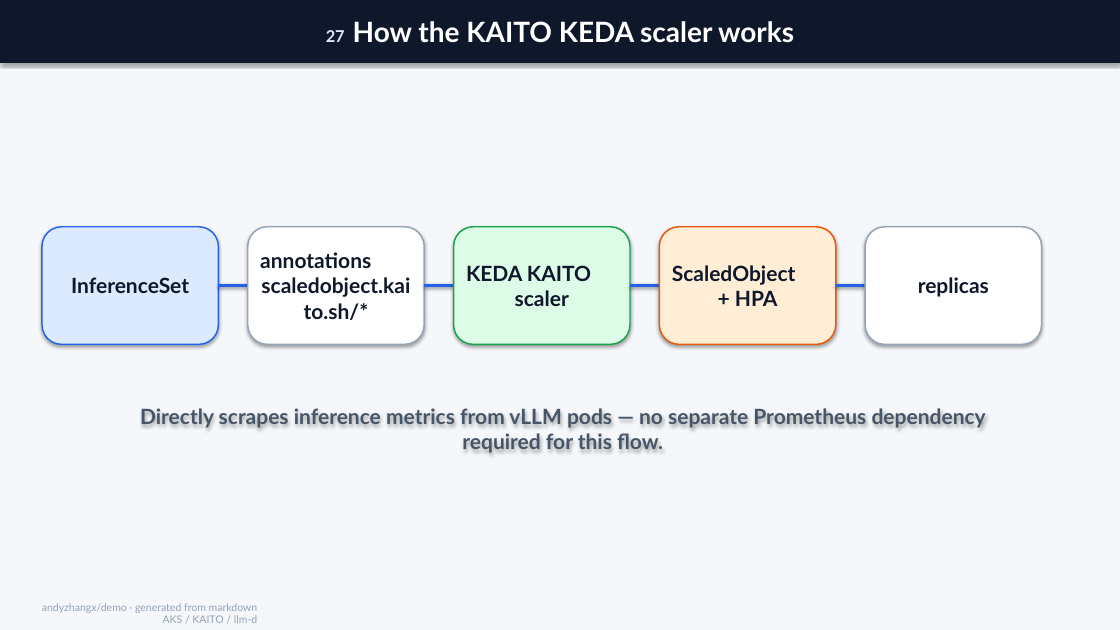
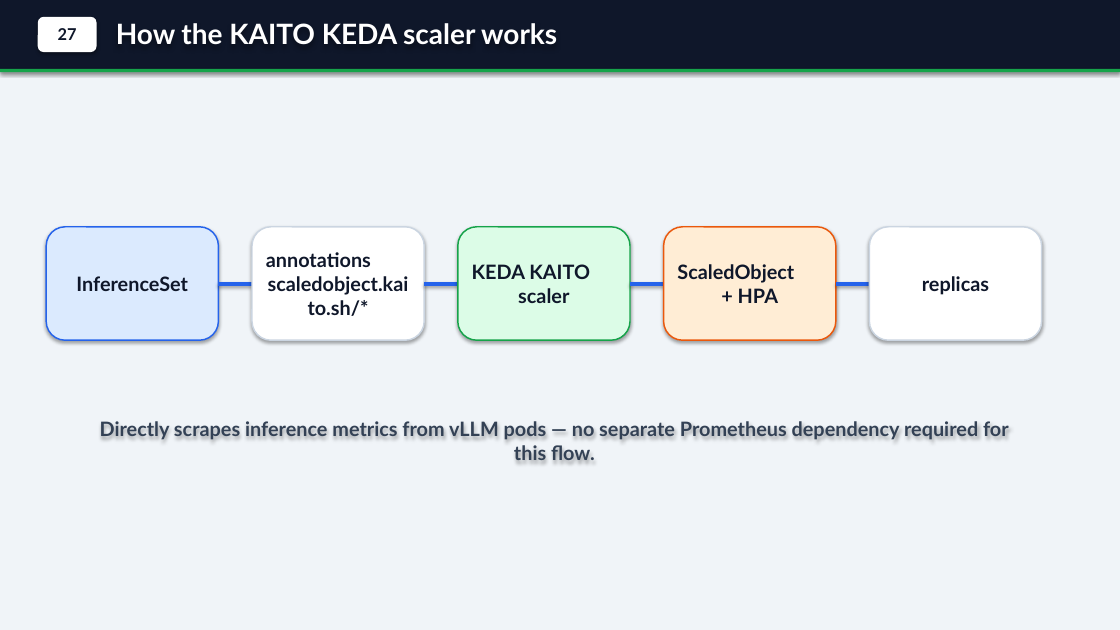
Before and after one commit to andyzhangx/demo, a slide deck: slide 28 of llm/kubecon-na-2026-pd-disaggregation.pptx. Drawn at 1120x630 pixels with LibreOffice and Linux fonts; fonts in the diff are those of the drawing. Boxes give left, top, right and bottom in pixels: in the first picture for what was removed or moved away, otherwise in the second. Text is boxed around its words. In the diff, an @@ line names an element or a change of style, - is before the commit and + after.

Commit message:
polish generated PD deck visuals

```diff
--- a/llm/kubecon-na-2026-pd-disaggregation.pptx
+++ b/llm/kubecon-na-2026-pd-disaggregation.pptx
@@ background #F5F7FA to #F0F4F8 @@
@@ rectangle added at (x1=0, y1=0, x2=1120, y2=71), fill #0F172A @@
@@ rounded rectangle added at (x1=38, y1=17, x2=97, y2=52), fill #FFFFFF, 14 pt, text #0F172A, bold @@
+27
@@ text "How the KAITO KEDA scaler ..." moved from (x1=0, y1=0, x2=1120, y2=63) to (x1=116, y1=23, x2=557, y2=45) @@
@@ text "How the KAITO KEDA scaler ..." at (x1=116, y1=23, x2=557, y2=45): fill #0F172A to none; shadow off @@
@@ text at (x1=116, y1=23, x2=557, y2=45): text changed @@
-27 How the KAITO KEDA scaler works
+How the KAITO KEDA scaler works
@@ rectangle added at (x1=0, y1=69, x2=1120, y2=72), fill #16A34A @@
@@ rounded rectangle "InferenceSet" resized from (x1=42, y1=227, x2=218, y2=344) to (x1=46, y1=227, x2=218, y2=340) @@
@@ rounded rectangle "annotations scaledobject.kaito.sh/*" at (x1=252, y1=227, x2=424, y2=340): size 18 to 17 pt; outline #94A3B8 1.25 pt to #CBD5E1 1.25 pt @@
@@ rounded rectangle "annotations scaledobject.kaito.sh/*" resized from (x1=248, y1=227, x2=424, y2=344) to (x1=252, y1=227, x2=424, y2=340) @@
@@ rounded rectangle "KEDA KAITO scaler" resized from (x1=454, y1=227, x2=630, y2=344) to (x1=458, y1=227, x2=630, y2=340) @@
@@ size 18 to 17 pt in 3 elements at (x1=458, y1=227, x2=630, y2=340), (x1=46, y1=227, x2=218, y2=340), (x1=664, y1=227, x2=836, y2=340) @@
@@ rounded rectangle "ScaledObject + HPA" resized from (x1=660, y1=227, x2=836, y2=344) to (x1=664, y1=227, x2=836, y2=340) @@
@@ rounded rectangle "replicas" resized from (x1=865, y1=227, x2=1042, y2=344) to (x1=870, y1=227, x2=1042, y2=340) @@
@@ rounded rectangle "replicas" at (x1=870, y1=227, x2=1042, y2=340): size 18 to 17 pt; outline #94A3B8 1.25 pt to #CBD5E1 1.25 pt @@
@@ line moved from (218, 286) - (248, 286) to (218, 284) - (252, 284) @@
@@ line moved from (424, 286) - (454, 286) to (424, 284) - (458, 284) @@
@@ line moved from (630, 286) - (660, 286) to (630, 284) - (664, 284) @@
@@ line moved from (836, 286) - (865, 286) to (836, 284) - (870, 284) @@
@@ text "Directly scrapes inference metrics from ..." moved from (x1=140, y1=408, x2=986, y2=453) to (x1=100, y1=421, x2=1009, y2=460) @@
@@ text "Directly scrapes inference metrics from ..." at (x1=100, y1=421, x2=1009, y2=460): size 18 to 17 pt, text colour #475569 to #334155 @@
@@ text removed at (x1=42, y1=603, x2=258, y2=623) @@
-andyzhangx/demo · generated from markdown
-AKS / KAITO / llm-d
```
Also in this commit, not shown: 34 other slides changed, 1 slide added, 1 slide removed, 1 other file.
